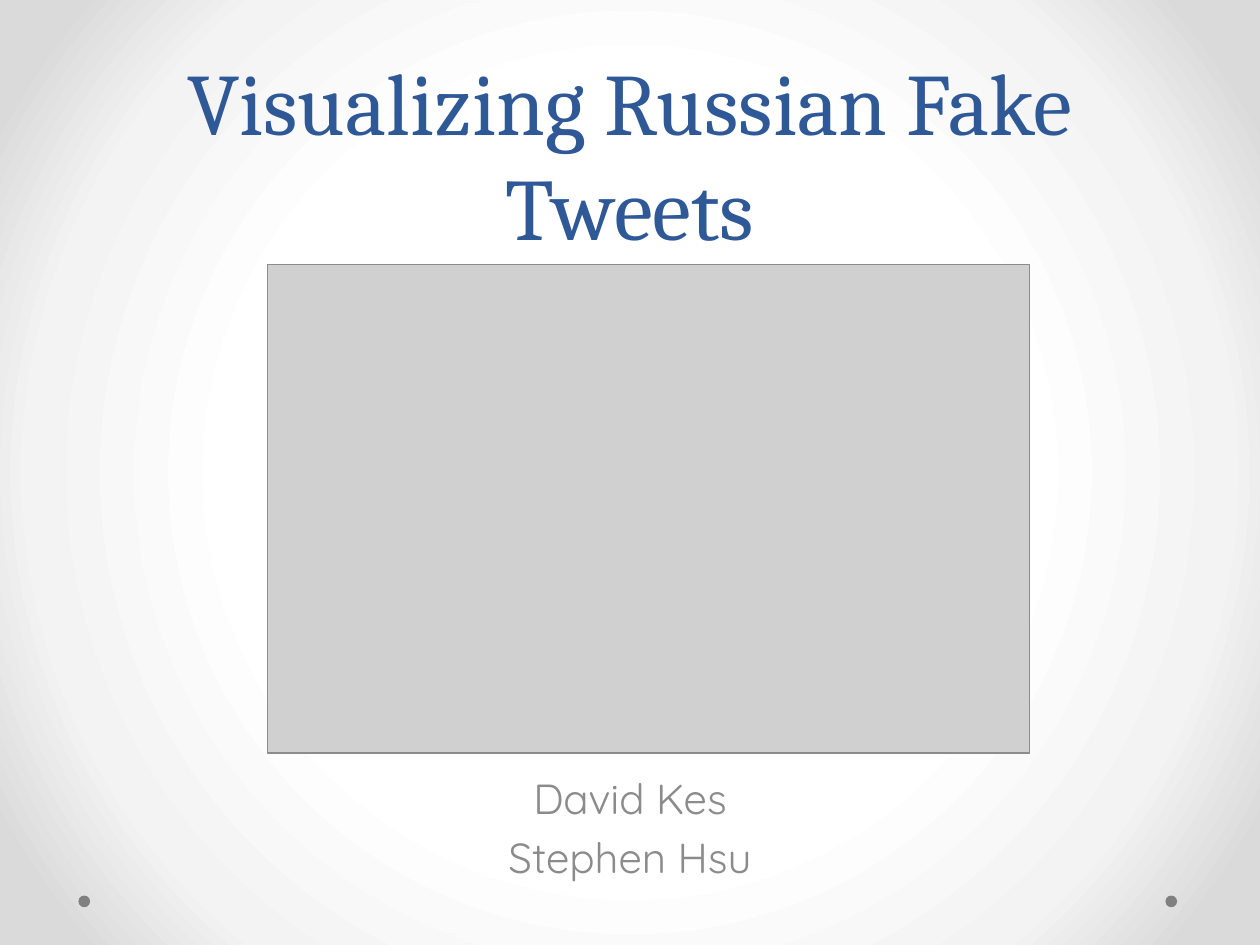
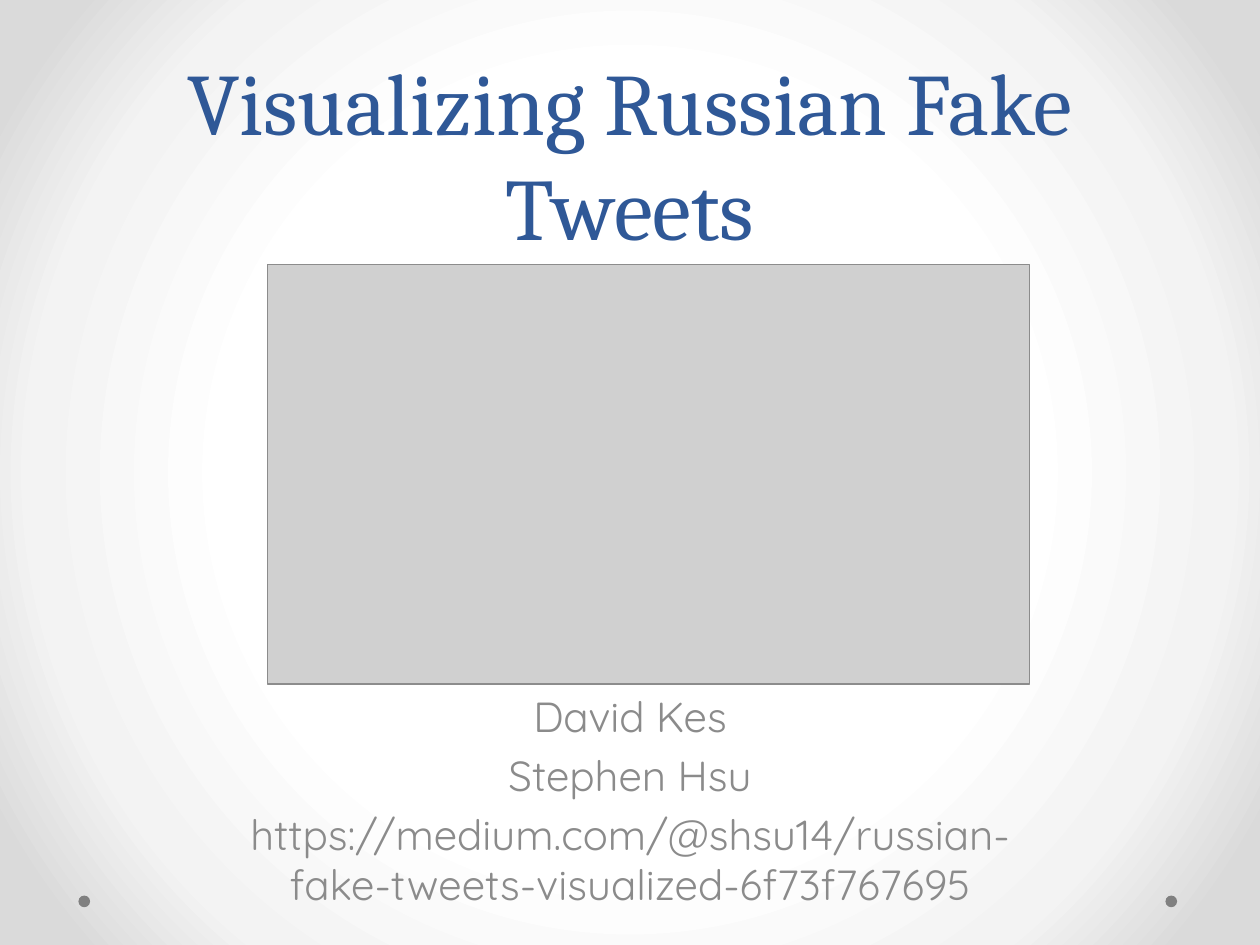
Before and after one commit to stephenjhsu/Fake-Tweets-Visualized, a slide deck: slide 1 of presentation.pptx. Drawn at 1260x945 pixels with LibreOffice and Linux fonts; fonts in the diff are those of the drawing; grey boxes stand for pictures. Boxes give left, top, right and bottom in pixels: in the first picture for what was removed or moved away, otherwise in the second. Text is boxed around its words. In the diff, an @@ line names an element or a change of style, - is before the commit and + after.

Commit message:
final presentation

```diff
--- a/presentation.pptx
+++ b/presentation.pptx
@@ picture: place and size @@
-picture at box(267, 265, 1029, 753)
+picture at box(267, 265, 1029, 684)
@@ subtitle "David Kes": place and size @@
-subtitle "David Kes" at box(508, 783, 752, 881)
+subtitle "David Kes" at box(250, 701, 1009, 901)
@@ subtitle at box(250, 816, 1009, 901): paragraph added @@
+https://medium.com/@shsu14/russian-fake-tweets-visualized-6f73f767695
```
Also in this commit, not shown: 2 other slides changed, 5 slides added.
